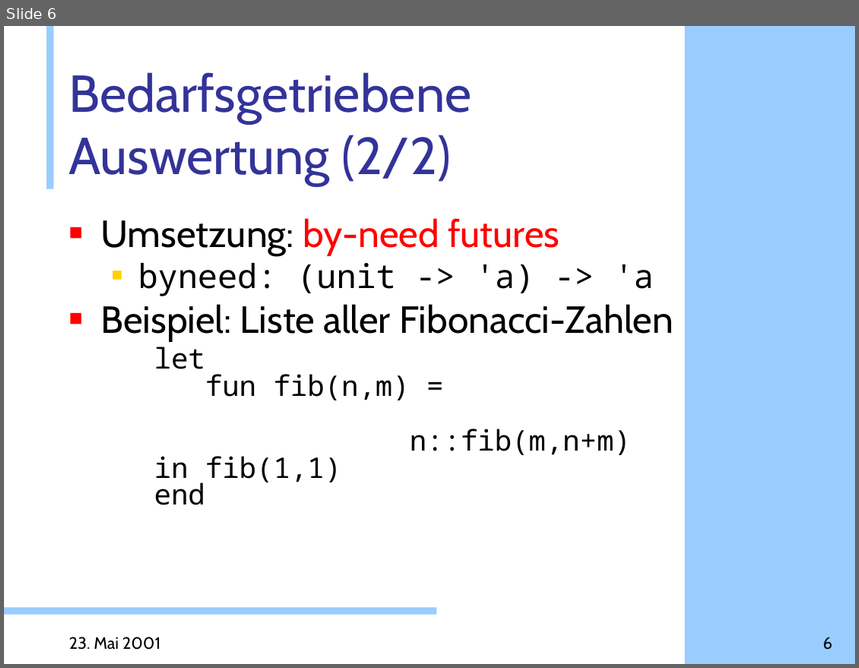
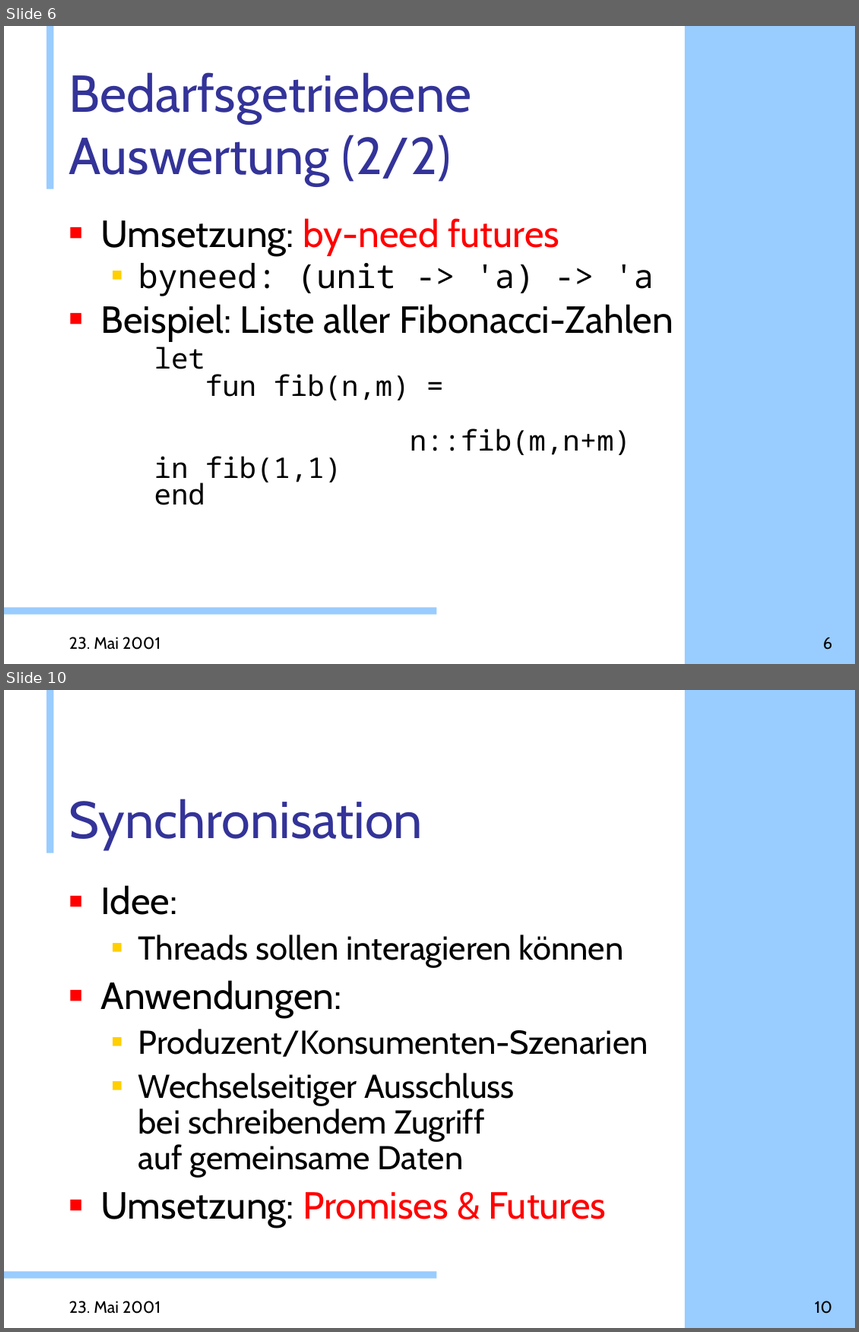
Before and after one commit to doublec/aliceml-abandoned, a slide deck: doc/presentations/Web-Projekt.ppt. Shown one above the other, each under a label of ours: slide 6 before the commit, slides 6 and 10 after it; the slides between them are not shown. The pictures are 859x668 and 859x1332 pixels, drawn with LibreOffice and Linux fonts; fonts in the diff are those of the drawing; background and template pictures are left out. Boxes give left, top, right and bottom in pixels: in the first picture for what was removed or moved away, otherwise in the second. Text is boxed around its words. In the diff, an @@ line names an element or a change of style, - is before the commit and + after.

```diff
--- a/doc/presentations/Web-Projekt.ppt
+++ b/doc/presentations/Web-Projekt.ppt
@@ slide 10 added at box(4, 690, 855, 1328), background #FFFFFF; not listed: 3 template elements that a slide beside it also shows @@
@@ title added at box(69, 799, 423, 850), 44 pt, text #333399 @@
+Synchronisation
@@ text added at box(101, 885, 648, 1227), 28 pt, text #000000 @@
+■ Idee:
+  ■ Threads sollen interagieren können
+■ Anwendungen:
+  ■ Produzent/Konsumenten-Szenarien
+  ■ Wechselseitiger Ausschluss
+    bei schreibendem Zugriff
+    auf gemeinsame Daten
+■ Umsetzung: Promises & Futures
@@ text added at box(69, 1301, 161, 1314), 14 pt, text #000000 @@
+23. Mai 2001
@@ page number added at box(815, 1301, 832, 1314), 14 pt, text #000000 @@
+10
```
Also in this commit, not shown: 5 slides changed, 7 other slides added.
